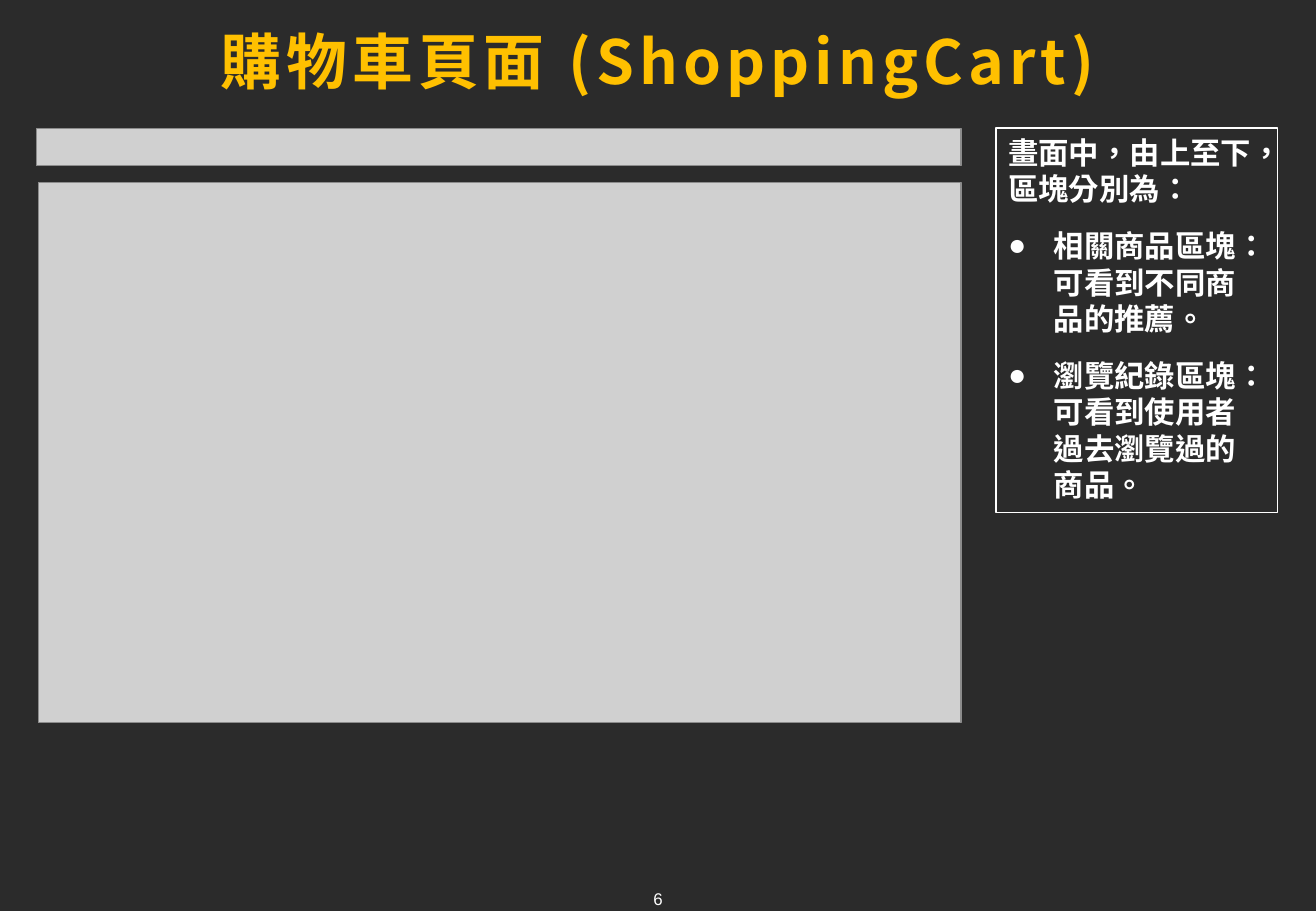
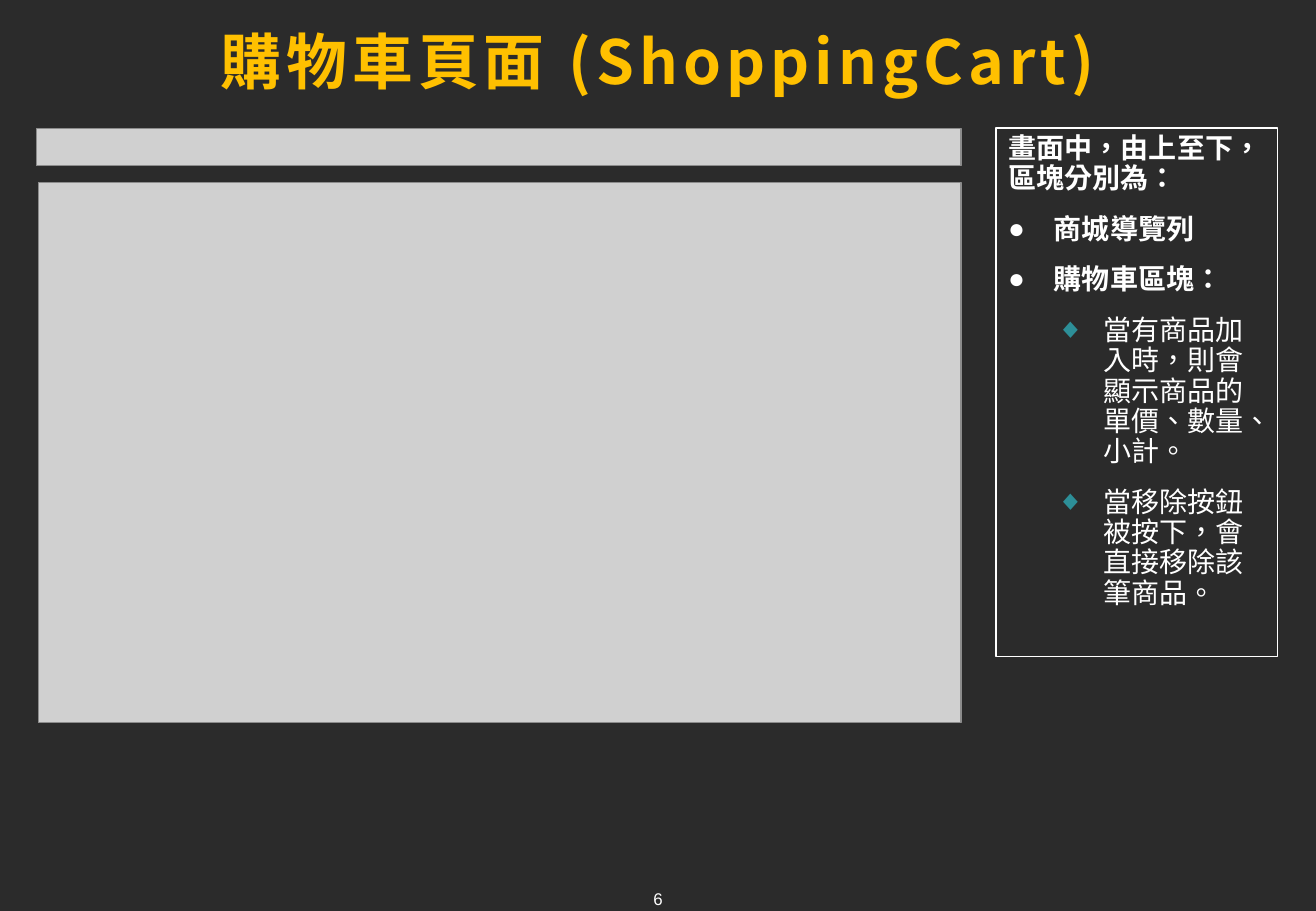
Before and after one commit to tim93009/FinalProject_GameForum, a slide deck: slide 6 of docs/ppt/chang.pptx. Drawn at 1316x911 pixels with LibreOffice and Linux fonts; fonts in the diff are those of the drawing; grey boxes stand for pictures; background and template pictures are left out; a plain dark background stands for a picture behind light text. Boxes give left, top, right and bottom in pixels: in the first picture for what was removed or moved away, otherwise in the second. Text is boxed around its words. In the diff, an @@ line names an element or a change of style, - is before the commit and + after.

```diff
--- a/docs/ppt/chang.pptx
+++ b/docs/ppt/chang.pptx
@@ rectangle "畫面中，由上至下，區塊分別為：": place and size @@
-rectangle "畫面中，由上至下，區塊分別為：" at <box>996,128,1278,513</box>
+rectangle "畫面中，由上至下，區塊分別為：" at <box>996,128,1278,656</box>
@@ text in rectangle at <box>1008,134,1261,191</box>: size 18 to 16.6 pt in "畫面中，由上至下，區塊分別為："; line spacing 1 to 0.9 @@
@@ text in rectangle at <box>1054,215,1272,606</box>: text changed; size 18 to 16.6 pt; bold off @@
-● 相關商品區塊：可看到不同商品的推薦。
-● 瀏覽紀錄區塊：可看到使用者過去瀏覽過的商品。
+● 商城導覽列
+● 購物車區塊：
+  ◆ 當有商品加入時，則會顯示商品的單價、數量、小計。
+  ◆ 當移除按鈕被按下，會直接移除該筆商品。
```
Also in this commit, not shown: 5 other slides changed.
